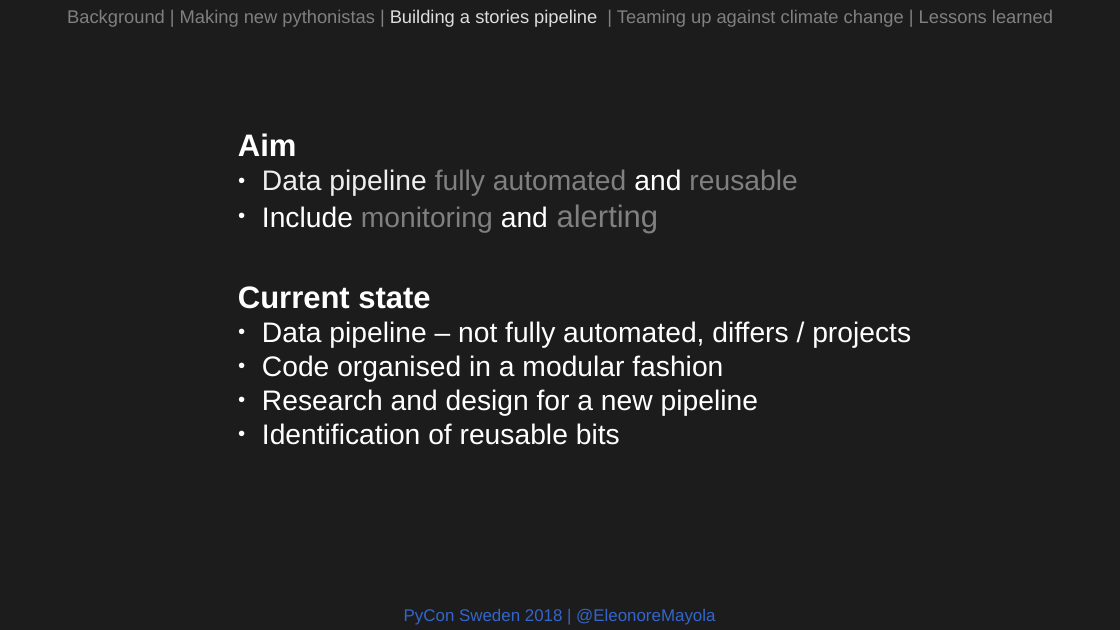
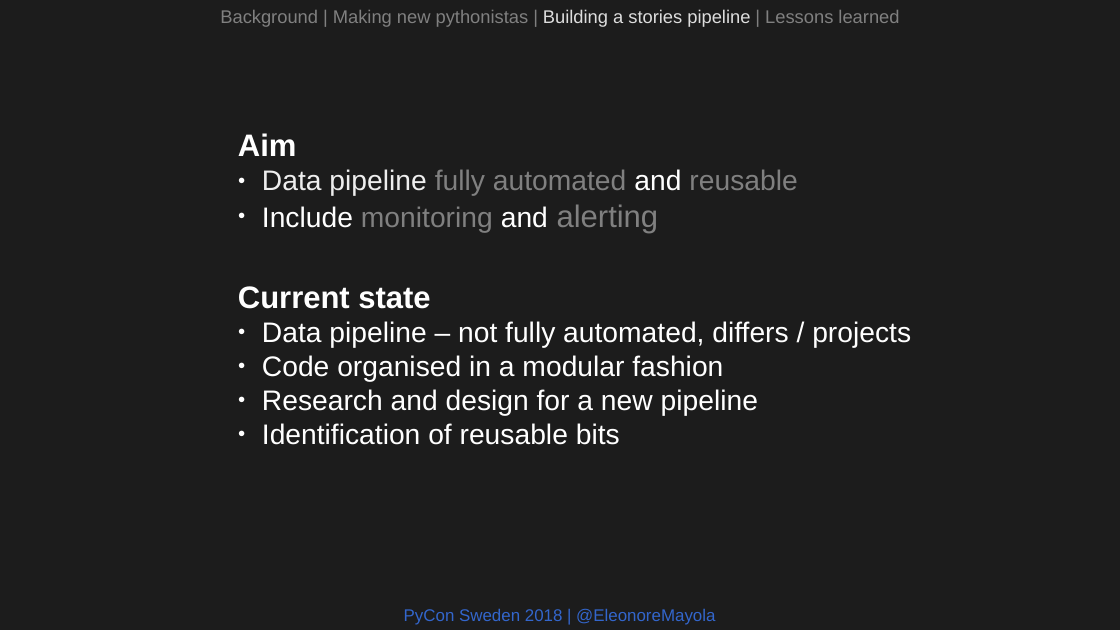
Before and after one commit to Eleonore9/-pyconse18, a slide deck: slide 21 of pyconse2018.odp (slide 16 before the commit). Drawn at 1120x630 pixels with LibreOffice and Linux fonts; fonts in the diff are those of the drawing. Boxes give left, top, right and bottom in pixels: in the first picture for what was removed or moved away, otherwise in the second. Text is boxed around its words. In the diff, an @@ line names an element or a change of style, - is before the commit and + after.

```diff
--- a/pyconse2018.odp
+++ b/pyconse2018.odp
@@ text at (220, 9, 899, 27): text changed @@
-Background | Making new pythonistas | Building a stories pipeline | Teaming up against climate change | Lessons learned
+Background | Making new pythonistas | Building a stories pipeline | Lessons learned
```
Also in this commit, not shown: 20 other slides changed, 5 slides added, 6 slides removed, 4 other files.
